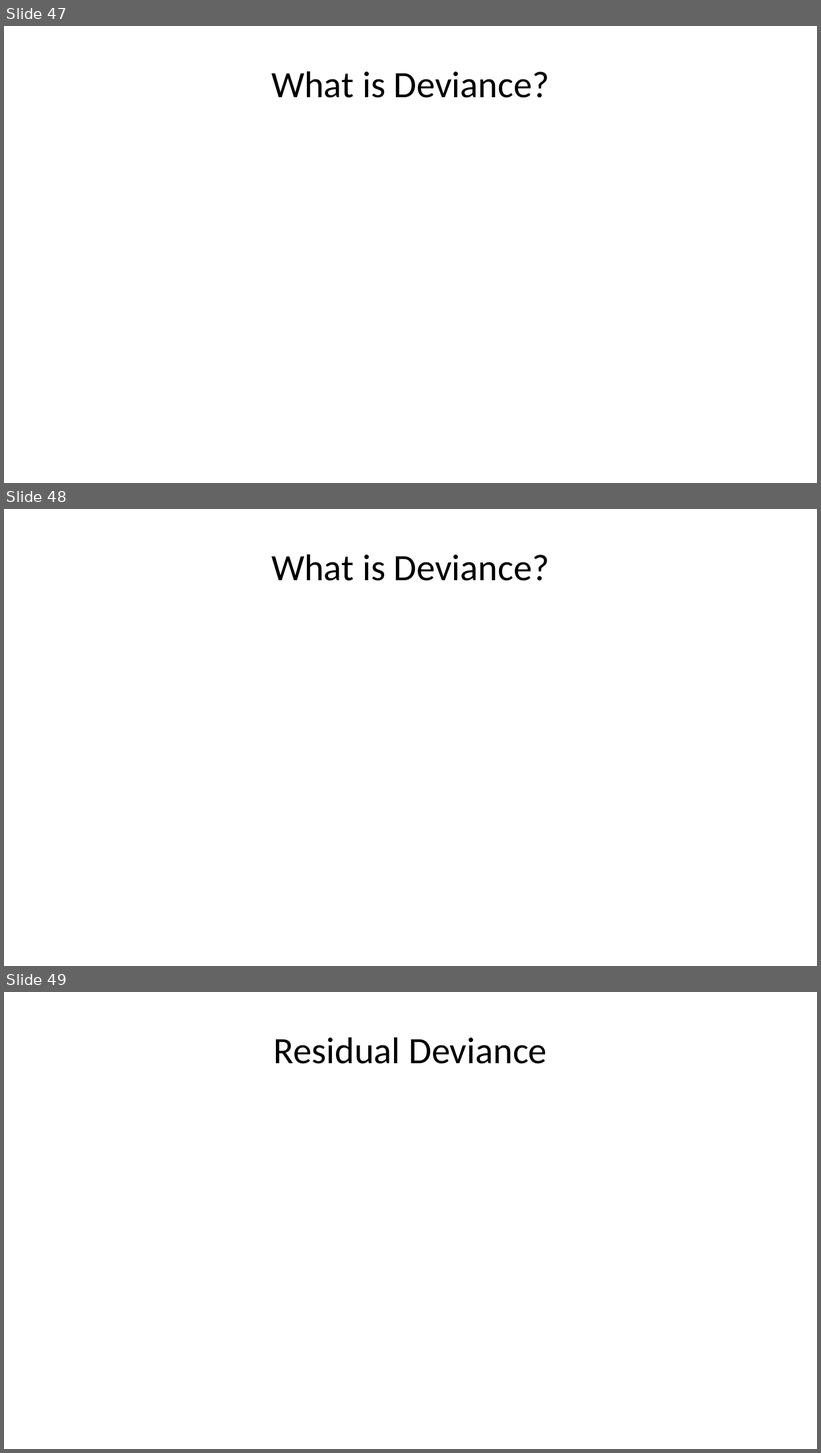
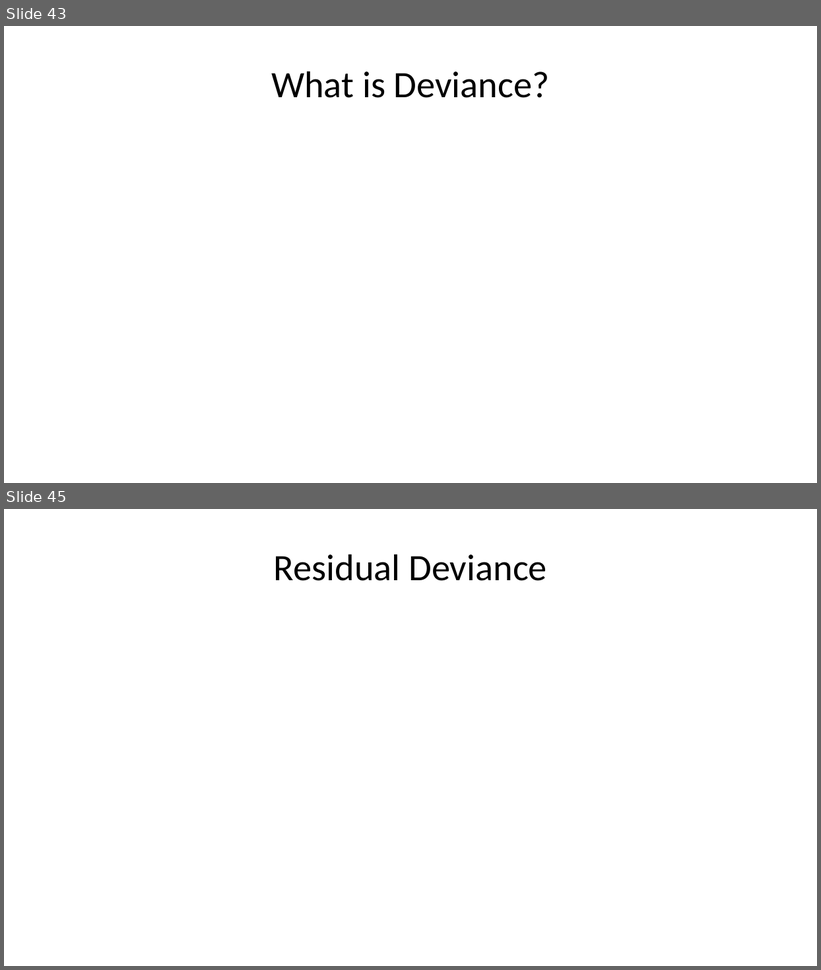
Before and after one commit to StephenElston/CSCI-E-83, a slide deck: LectureSlides/09_GeneralizingTheLinearModel.pptx. Shown one above the other, each under a label of ours: slides 47, 48 and 49 before the commit, slides 43 and 45 after it; the slides between them are not shown. The pictures are 821x1453 and 821x970 pixels, drawn with LibreOffice and Linux fonts; fonts in the diff are those of the drawing; grey boxes stand for pictures. Boxes give left, top, right and bottom in pixels: in the first picture for what was removed or moved away, otherwise in the second. Text is boxed around its words. In the diff, an @@ line names an element or a change of style, - is before the commit and + after.

```diff
--- a/LectureSlides/09_GeneralizingTheLinearModel.pptx
+++ b/LectureSlides/09_GeneralizingTheLinearModel.pptx
@@ slide 48 removed at bbox=[4, 509, 817, 966], background #FFFFFF @@
@@ title removed at bbox=[271, 554, 550, 581] @@
-What is Deviance?
@@ what was slide 47 is now slide 43 @@
@@ what was slide 49 is now slide 45 @@
```
Also in this commit, not shown: 4 slides added, 5 other slides removed.
